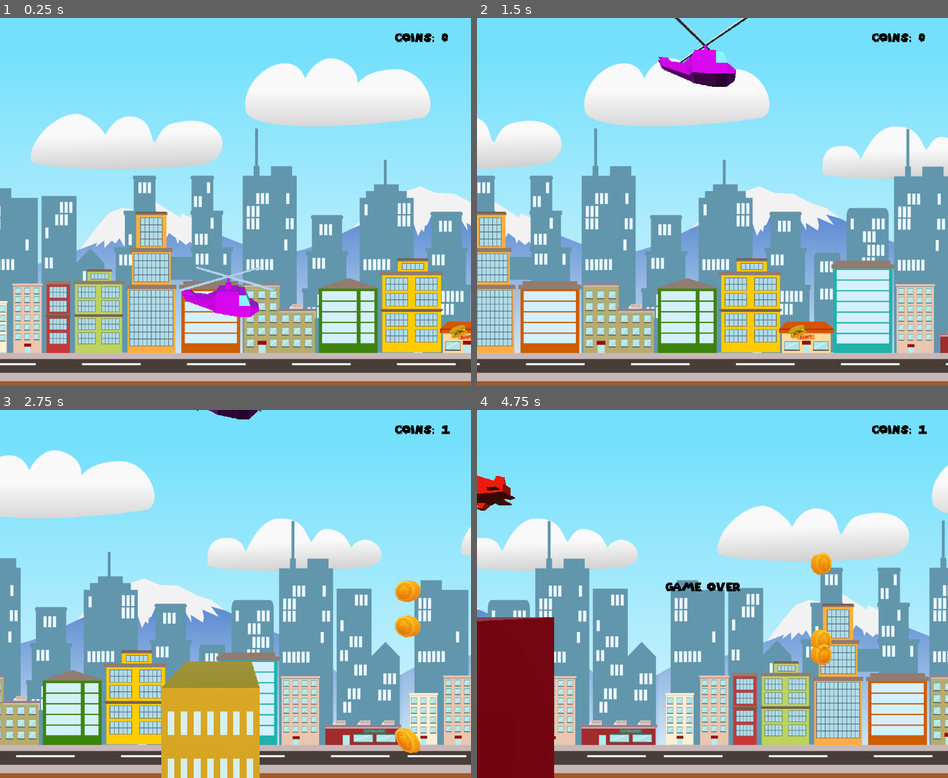
Above: before the commit, frames 1-4 (two rows, left to right).
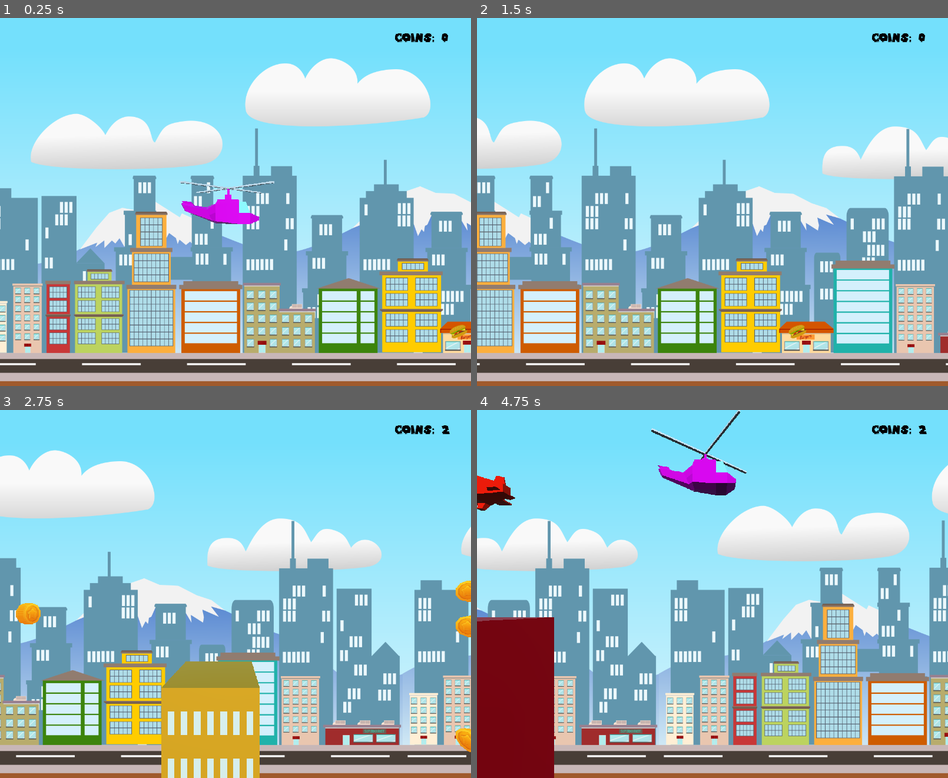
Above: after the commit, the same moments.

Repository: yeoji/games50-godot
Game: Godot game, scene res://Background/Background.tscn
The game is run twice, just before and just after one commit, with the same random seed, the same clock (stepped at 60 frames per second) and the same inputs.
Inputs:
- Up to frame 1 (0.25 s): no input
- Up to frame 2 (1.5 s): hold Up (ui_up) 0.53-1.28 s; hold Down (ui_down) from 1.28 s (still down)
- Up to frame 3 (2.75 s): release Down (ui_down) at 2.03 s; hold Up (ui_up) from 2.03 s (still down)
- Up to frame 4 (4.75 s): release Up (ui_up) at 3.53 s; hold Down (ui_down) from 3.53 s (still down)

The runs differ from the first frame. In frame 1, 2.0% of the frame differs, in the area x 38-59%, y 44-82%; in frame 2, 1.2%; in frame 3, 1.7%; in frame 4, 2.1%, in the area x 37-96%, y 0-70%.

Commit message:
Added explosion

Diff:
--- /dev/null
+++ b/Helicopter 3D/Game/Explosion.tscn
@@ -0,0 +1,96 @@
+[gd_scene load_steps=11 format=2]
+
+[sub_resource type="SpatialMaterial" id=1]
+flags_unshaded = true
+vertex_color_use_as_albedo = true
+
+[sub_resource type="QuadMesh" id=2]
+material = SubResource( 1 )
+
+[sub_resource type="Curve" id=3]
+min_value = -400.0
+max_value = 400.0
+_data = [ Vector2( 0, 400 ), 0.0, 6306.31, 0, 0, Vector2( 0.162857, 10.8108 ), -449.027, -449.027, 0, 0, Vector2( 1, -268.297 ), 0.0, 0.0, 0, 0 ]
+
+[sub_resource type="Curve" id=4]
+max_value = 2.5
+_data = [ Vector2( 0, 2.48241 ), 0.0, 0.0, 0, 0, Vector2( 1, 0.320451 ), 0.0, 0.0, 0, 0 ]
+
+[sub_resource type="Gradient" id=5]
+offsets = PoolRealArray( 0, 0.00331126, 0.00993378, 0.268212, 0.52649, 0.86755 )
+colors = PoolColorArray( 0.047247, 0.0449036, 0.0199776, 1, 0, 0, 0, 1, 0.992188, 0.942975, 0.41953, 1, 0.972279, 0.337847, 0.166254, 1, 0, 0, 0, 1, 0.827463, 0.110212, 0.110212, 1 )
+
+[sub_resource type="SpatialMaterial" id=6]
+flags_unshaded = true
+vertex_color_use_as_albedo = true
+
+[sub_resource type="QuadMesh" id=7]
+material = SubResource( 6 )
+
+[sub_resource type="Curve" id=8]
+min_value = -200.0
+max_value = 200.0
+_data = [ Vector2( 0.00285714, 199.735 ), 0.0, 2895.17, 0, 0, Vector2( 0.145714, -97.5619 ), 0.0, 0.0, 0, 0, Vector2( 1, -104.769 ), 0.0, 0.0, 0, 0 ]
+
+[sub_resource type="Curve" id=9]
+min_value = 0.99
+max_value = 5.0
+_data = [ Vector2( 0.0171428, 1.03269 ), 0.0, 0.0, 0, 0, Vector2( 1, 5 ), 0.0, 0.0, 0, 0 ]
+
+[sub_resource type="Gradient" id=10]
+offsets = PoolRealArray( 0.192053, 0.940397, 0.986755 )
+colors = PoolColorArray( 0.052413, 0.052413, 0.052413, 0.717647, 0.126632, 0.126632, 0.126632, 0.14902, 0.216475, 0.216475, 0.216475, 0.227451 )
+
+[node name="Explosion" type="CPUParticles"]
+transform = Transform( 0.1, 0, 0, 0, 0.1, 0, 0, 0, 0.1, 0, 0, 0 )
+emitting = false
+amount = 200
+lifetime = 0.5
+one_shot = true
+speed_scale = 0.8
+explosiveness = 0.5
+mesh = SubResource( 2 )
+emission_shape = 1
+emission_sphere_radius = 1.0
+direction = Vector3( 0, 0, 0 )
+spread = 80.0
+gravity = Vector3( 0, 0, 0 )
+initial_velocity = 100.0
+initial_velocity_random = 0.5
+linear_accel = 100.0
+linear_accel_random = 0.2
+linear_accel_curve = SubResource( 3 )
+radial_accel = -100.0
+radial_accel_random = 0.5
+damping = 50.0
+damping_random = 1.0
+scale_amount = 2.0
+scale_amount_random = 1.0
+scale_amount_curve = SubResource( 4 )
+color_ramp = SubResource( 5 )
+
+[node name="Smoke" type="CPUParticles" parent="."]
+transform = Transform( 0.2, 0, 0, 0, 0.2, 0, 0, 0, 0.2, 0, 0, 0 )
+emitting = false
+amount = 500
+lifetime = 0.8
+one_shot = true
+explosiveness = 0.8
+mesh = SubResource( 7 )
+emission_shape = 1
+emission_sphere_radius = 2.0
+flag_disable_z = true
+spread = 180.0
+gravity = Vector3( 0, 0, 0 )
+initial_velocity = 80.0
+initial_velocity_random = 0.5
+orbit_velocity = 0.15
+orbit_velocity_random = 1.0
+orbit_velocity_curve = null
+linear_accel = 100.0
+linear_accel_random = 0.5
+linear_accel_curve = SubResource( 8 )
+scale_amount = 2.0
+scale_amount_random = 1.0
+scale_amount_curve = SubResource( 9 )
+color_ramp = SubResource( 10 )
--- a/Helicopter 3D/Game/Game.tscn
+++ b/Helicopter 3D/Game/Game.tscn
@@ -16,7 +16,7 @@
 light_energy = 0.4
 
 [node name="Helicopter" parent="." instance=ExtResource( 1 )]
-transform = Transform( -8.14603e-08, 0, 0.5, 0, 0.5, 0, -0.5, 0, -8.14603e-08, 0, 4.39643, 0 )
+transform = Transform( -8.14603e-08, 0, 0.5, 0, 0.5, 0, -0.5, 0, -8.14603e-08, 0, 8.59532, 0 )
 
 [node name="AirplaneSpawner" type="Node" parent="."]
 script = ExtResource( 4 )
@@ -37,6 +37,7 @@
 paths = [ "res://Game/Coin.tscn" ]
 copies_of_each = 10
 max_y = 15.0
+max_spawn_interval = 3000
 max_instance_per_interval = 3
 
 [node name="Score" type="RichTextLabel" parent="."]
--- a/Helicopter 3D/Game/Scripts/ScrollingObstacle.gd
+++ b/Helicopter 3D/Game/Scripts/ScrollingObstacle.gd
@@ -19,4 +19,10 @@
 		var game_over_text: RichTextLabel = get_parent().get_node("GameOver")
 		game_over_text.show()
 
+		# play explosions
+		var explosion: CPUParticles = load("res://Game/Explosion.tscn").instance()
+		explosion.transform.origin = body.get("translation")
+		explosion.set_emitting(true)
+		get_parent().call_deferred('add_child_below_node', self, explosion)
+
 		body.queue_free()
